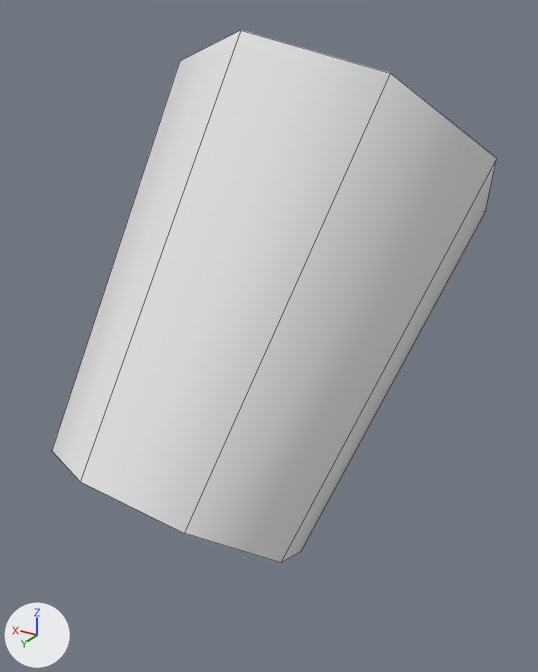
Two versions of the FBX model unity/Assets/Art/Models/Harinezumi_Limb1L.fbx, one commit apart.
Both versions are drawn from a 50 mm camera at (-0.235, 0.485, 0.079) aimed at (0.007, 0.081, -0.123). The axes (+X, +Y, +Z) are drawn at lower left. The lights are the same throughout. The first picture is the older version. Mesh edges are drawn as thin lines. Where no turn or scale is listed for an object, it has been applied to the vertices.

In view in the first picture: 'Harinezumi_Limb1L'.
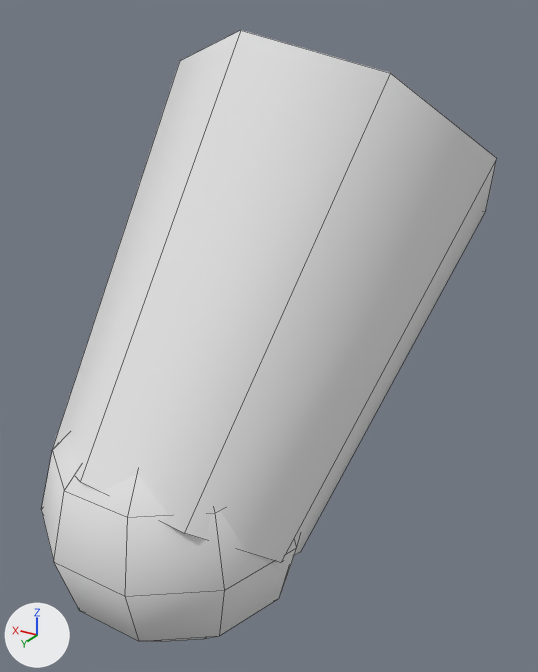
What differs and where, as boxes [x1, y1, x2, y2] in the pictures (538 x 672 px):
'Harinezumi_Limb1L', reshaped (15% taller)
    before: [52, 30, 497, 563]
    after: [41, 30, 497, 642]
part 1 of me_harinezumi_limb1l, added
    after: [41, 436, 300, 642]

The change in detail:
me_harinezumi_limb1l is used by ob_harinezumi_limb1l; location (0.0, 0.0, 0.0).
me_harinezumi_limb1l had 16 vertices, 8 faces and spanned x -0.118..0.118, y -0.095..0.231, z -0.274..0.071.
me_harinezumi_limb1l now has 68 vertices, 68 faces and spans x -0.118..0.12, y -0.095..0.246, z -0.31..0.071.
me_harinezumi_limb1l part 1: a new loose piece, a UV sphere (10 segments, 6 rings, poles along z) spanning x -0.06..0.12, y 0.074..0.246, z -0.31..-0.13, in mat_vertexcolor (white #e7e7e7).
